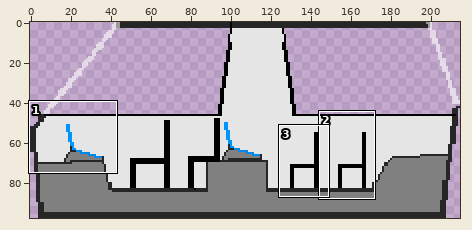
Sprite sheet -- image/aircar/aircar0.png. The picture above shows the old version from afar; the outline marks the close-up.
Close-up. Earlier state:
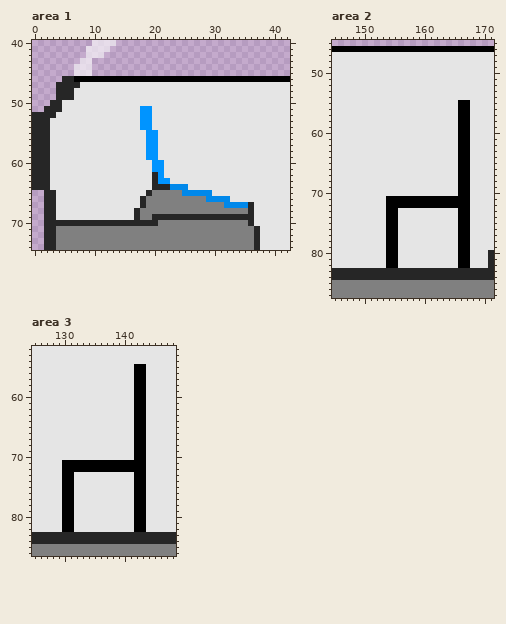
The file is 215x98 pixels. Pixels under 10% opacity are left out. Shown: area 1: x 0..42, y 40..74; area 2: x 145..171, y 45..87; area 3: x 125..148, y 52..86. The commit also changed other parts of the picture, which this record leaves out.
And afterwards:
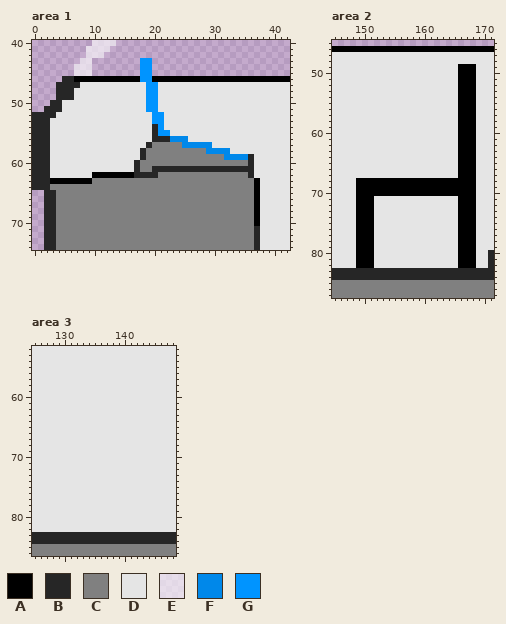
Palette (. is transparent): A #000000  B #262626  C #808080  D #e5e5e5  E #fefefe9b  F #0088ea  G #0094ff
What changed:
Changed rows in their new state; - is an unchanged pixel.
Area 1:
first column x 3:
43 ---------------GG------------------
44 ---------------GG------------------
45 ---------------GG------------------
46 ---------------GG------------------
47 ----------------GG-----------------
48 ----------------GG-----------------
49 ----------------GG-----------------
50 ----------------GG-----------------
51 ---------------D-G-----------------
52 ---------------DDGG----------------
53 ---------------DDGG----------------
54 ---------------DDBG----------------
55 ----------------DBGG---------------
56 ----------------DBBBFFF------------
57 ----------------BCCCCCFFFFF--------
58 ---------------BCCCCCCCCCCFFFF-----
59 ---------------BCCCCCCCCCCCCCFFFFB-
60 --------------BCCCCCCCCCCCCCCCCCCB-
61 --------------BCCBBBBBBBBBBBBBBBBB-
62 -------AAAAAAABBB-CCCCCCCCCCCCCCCB-
63 AAAAAAACCCCCCCCCCCCCCCCCCCCCCCCCCCA
64 CCCCCCCCCCCCCCCCCCCCCCCCCCCCCCCCCCA
65 -CCCCCCCCCCCCCCCC-----CCCCCCCCCCCCA
66 -CCCCCCCCCCCCCCC----------CCCCCCCCA
67 -CCCCCCCCCCCCCCC-------------CCCCCA
68 -CCCCCCCCCCCCCC------------------CA
69 -CCCCCCCCCCCCCC--CCCCCCCCCCCCCCCCCA
70 -CCCCCCCCCCCCCCCCC---------------CA
Area 2:
first column x 149:
49 -----------------AAA
50 -----------------AAA
51 -----------------AAA
52 -----------------AAA
53 -----------------AAA
54 -----------------AAA
55 -------------------A
56 -------------------A
57 -------------------A
58 -------------------A
59 -------------------A
60 -------------------A
61 -------------------A
62 -------------------A
63 -------------------A
64 -------------------A
65 -------------------A
66 -------------------A
67 -------------------A
68 AAAAAAAAAAAAAAAAA--A
69 AAAAAAAAAAAAAAAAA--A
70 AAAAAAAAAAAAAAAAA--A
71 AAA--DDDDDDDDDDDD--A
72 AAA--DDDDDDDDDDDD--A
73 AAA--DD------------A
74 AAA--DD------------A
75 AAA--DD------------A
76 AAA--DD------------A
77 AAA--DD------------A
78 AAA--DD------------A
79 AAA--DD------------A
80 AAA--DD------------A
81 AAA--DD------------A
82 AAA--DD------------A
Area 3:
first column x 130:
55 ------------DD
56 ------------DD
57 ------------DD
58 ------------DD
59 ------------DD
60 ------------DD
61 ------------DD
62 ------------DD
63 ------------DD
64 ------------DD
65 ------------DD
66 ------------DD
67 ------------DD
68 ------------DD
69 ------------DD
70 ------------DD
71 DDDDDDDDDDDDDD
72 DDDDDDDDDDDDDD
73 DD----------DD
74 DD----------DD
75 DD----------DD
76 DD----------DD
77 DD----------DD
78 DD----------DD
79 DD----------DD
80 DD----------DD
81 DD----------DD
82 DD----------DD
Where, in picture pixels (left, top, right, bottom), the same in both close-ups:
changed: (50, 58, 260, 226)
changed: (356, 64, 476, 268)
changed: (62, 364, 146, 532)
